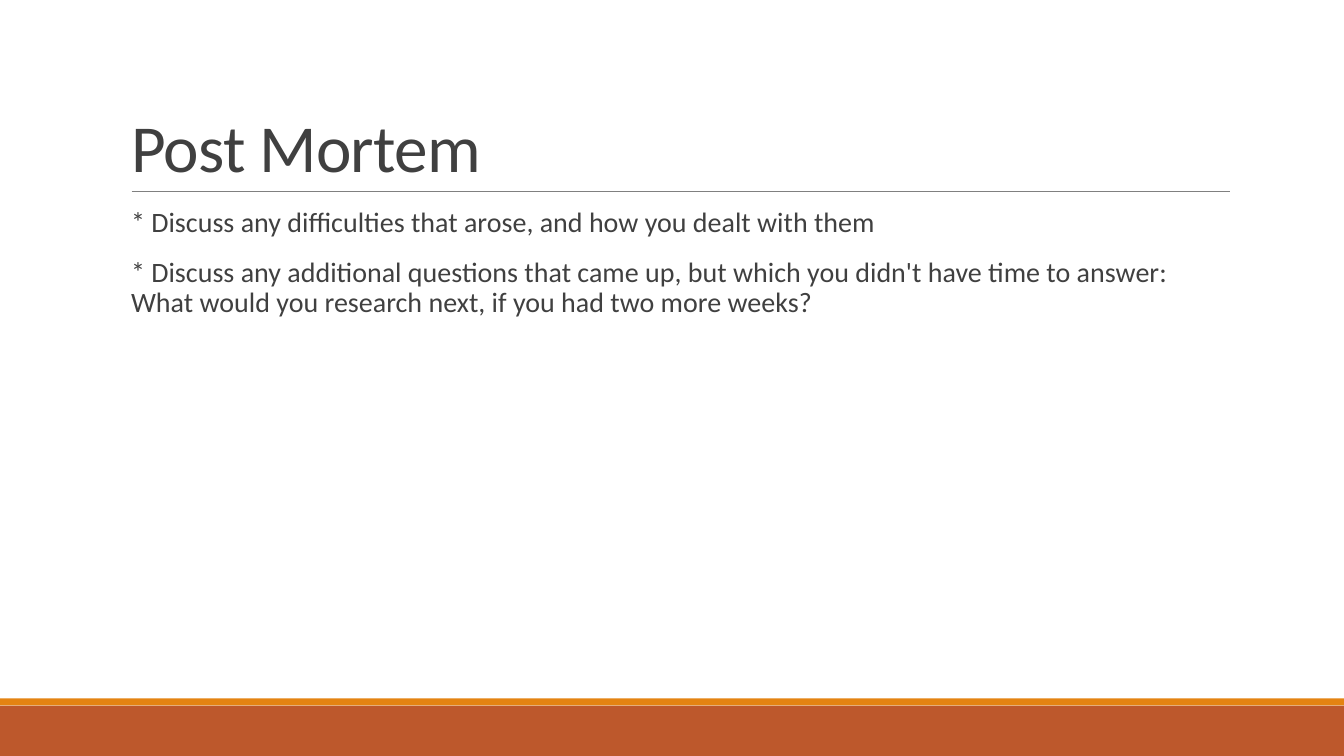
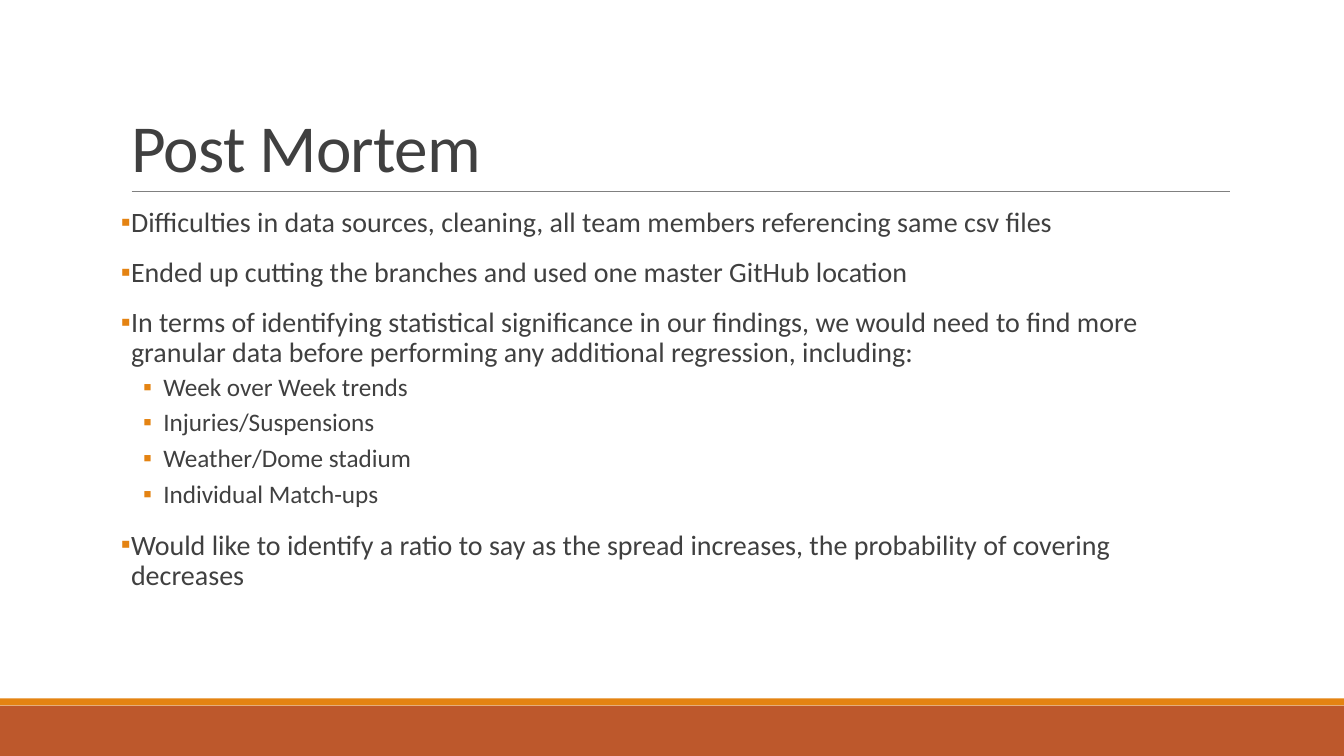
Before and after one commit to allamass95/nfl_spreads, a slide deck: slide 11 of NFL Spreads.pptx (slide 7 before the commit). Drawn at 1344x756 pixels with LibreOffice and Linux fonts; fonts in the diff are those of the drawing. Boxes give left, top, right and bottom in pixels: in the first picture for what was removed or moved away, otherwise in the second. Text is boxed around its words. In the diff, an @@ line names an element or a change of style, - is before the commit and + after.

Commit message:
Updated PPT, Regression

```diff
--- a/NFL Spreads.pptx
+++ b/NFL Spreads.pptx
@@ text at bbox=[131, 212, 1137, 585]: text changed @@
-  * Discuss any difficulties that arose, and how you dealt with them
-  * Discuss any additional questions that came up, but which you didn't have time to answer: What would you research next, if you had two more weeks?
+▪ Difficulties in data sources, cleaning, all team members referencing same csv files
+▪ Ended up cutting the branches and used one master GitHub location
+▪ In terms of identifying statistical significance in our findings, we would need to find more granular data before performing any additional regression, including:
+  ▪ Week over Week trends
+  ▪ Injuries/Suspensions
+  ▪ Weather/Dome stadium
+  ▪ Individual Match-ups
+▪ Would like to identify a ratio to say as the spread increases, the probability of covering decreases
```
Also in this commit, not shown: 1 other slide changed, 5 slides added, 1 slide removed, 8 other files.
